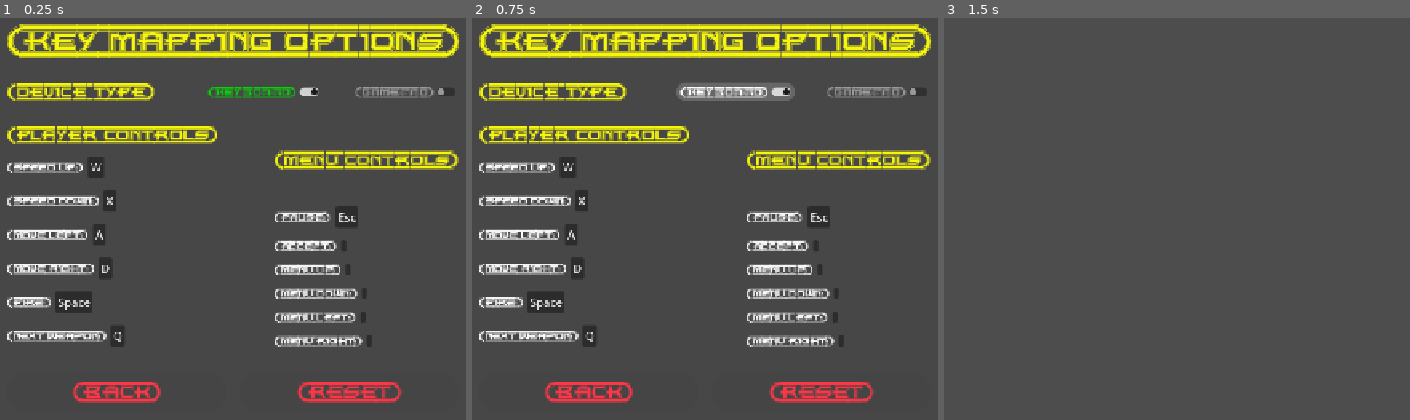
Above: before the commit, frames 1-3 (left to right).
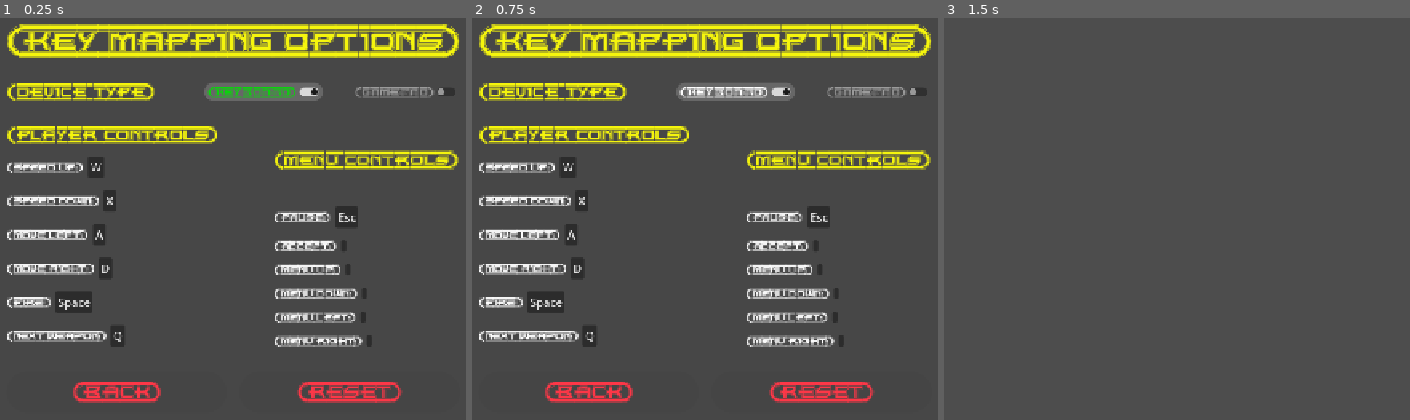
Above: after the commit, the same moments.

Repository: ikostan/SkyLockAssault
Game: Godot game, scene res://scenes/key_mapping_menu.tscn
Two runs of this game, one before a commit and one after it. Both use one fixed random seed, a clock stepped at 60 frames per second and the inputs below. This scene is started directly instead of the project's main scene. Video files are missing from this copy of the repository; at most half a second of black plays in their place. Sound files missing from this copy of the repository are replaced by a short silence.
Inputs:
- Up to frame 1 (0.25 s): no input
- Up to frame 2 (0.75 s): click "{KEYBOARD}" at 0.5 s
- Up to frame 3 (1.5 s): click "{BACK}" at 1.25 s

The runs differ from the first frame. In frame 1, 0.7% of the frame differs, in the area x 43-70%, y 16-21%; in frame 2, nothing differs; in frame 3, nothing differs.

Commit message:
Update key_mapping.gd
So we still have to add 2 main features for our key mapping menu. 1. One user clicks on back button inside key mapping menu, it should return back to options menu + Key mapping button should be in focus (unless some other button is already set in focus for some reason). 2. We should set "Keyboard" item in focus as soon as key mapping menu opens by default (unless some other button is already set in focus for some reason).

Diff:
--- a/scripts/key_mapping.gd
+++ b/scripts/key_mapping.gd
@@ -44,6 +44,8 @@
 	update_all_remap_buttons()
 
 	process_mode = Node.PROCESS_MODE_ALWAYS
+	# NEW: Default focus on "Keyboard" when the menu opens
+	_grab_initial_focus()
 	Globals.log_message("Controls menu loaded.", Globals.LogLevel.DEBUG)
 
 	if os_wrapper.has_feature("web"):
@@ -109,6 +111,8 @@
 	##
 	## Shows previous menu from stack, removes controls menu.
 	##
+	## Restores focus to the "Key Mapping" button in OptionsMenu when returning.
+	##
 	## Hides web overlays if on web.
 	##
 	## :rtype: void
@@ -122,6 +126,12 @@
 			prev_menu.visible = true
 			Globals.log_message("Showing menu: " + prev_menu.name, Globals.LogLevel.DEBUG)
 			hidden_menu_found = true
+
+			# NEW: When returning from Key Mapping menu → focus the Key Mapping button in Options
+			# This uses the safe ensure_initial_focus helper so we don't fight existing controller focus
+			if prev_menu is OptionsMenu:
+				(prev_menu as OptionsMenu).grab_focus_on_key_mapping_button()
+
 	# Decoupled cleanup: Run if web and js_window available, but gate eval on js_bridge_wrapper
 	if os_wrapper.has_feature("web") and js_window:
 		js_window.controlsBackPressed = null
@@ -171,3 +181,19 @@
 		Globals.LogLevel.DEBUG
 	)
 	_on_controls_back_button_pressed()
+
+
+## Ensures "Keyboard" gets focus by default when the menu opens.
+## Uses the same safe logic as OptionsMenu so we don't fight controller navigation.
+func _grab_initial_focus() -> void:
+	var allowed_controls: Array[Control] = [
+		keyboard, gamepad, controls_back_button, controls_reset_button
+	]
+
+	# Add every remap button so the helper knows what's "inside" the menu
+	var remap_buttons: Array[Node] = get_tree().get_nodes_in_group("remap_buttons")
+	for btn: Node in remap_buttons:
+		if btn is Control:
+			allowed_controls.append(btn)
+
+	Globals.ensure_initial_focus(keyboard, allowed_controls, "Key Mapping Menu")  # candidate
